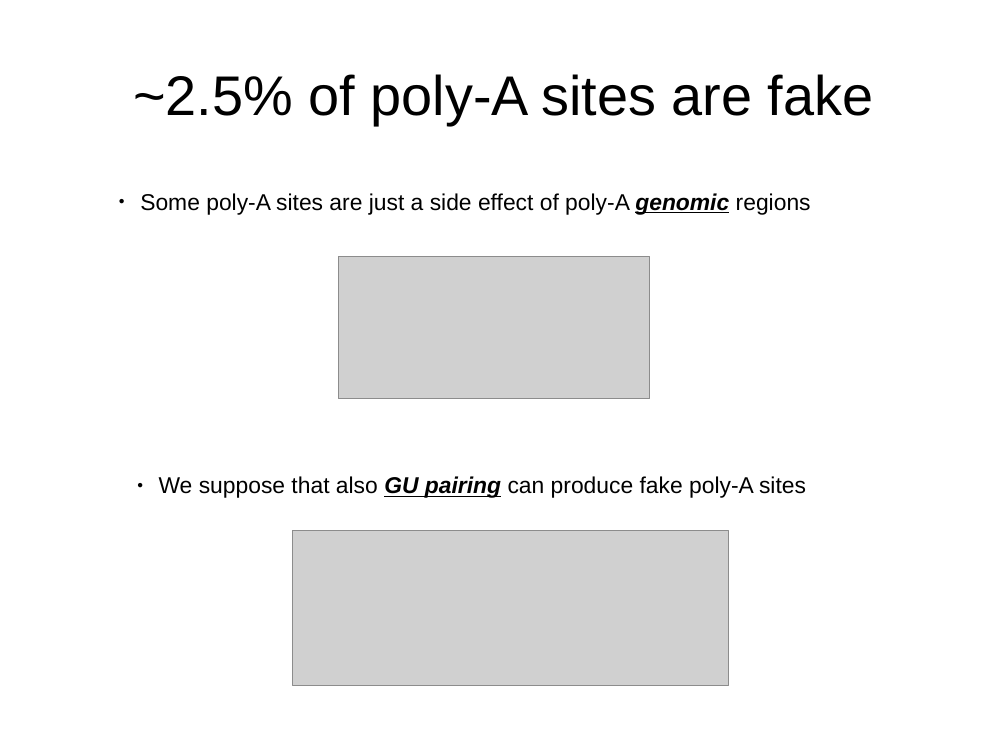
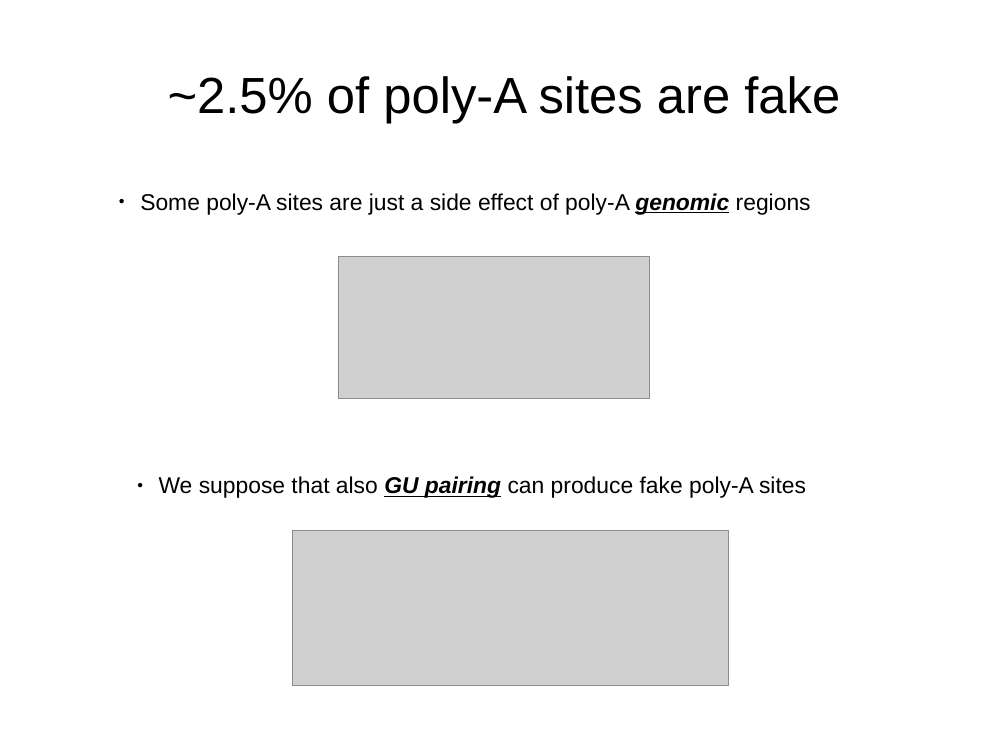
Before and after one commit to wilkinsonlab/m-oryzae-polya, a slide deck: slide 15 of oryzae_data.odp (slide 28 before the commit). Drawn at 1008x756 pixels with LibreOffice and Linux fonts; fonts in the diff are those of the drawing; grey boxes stand for pictures. Boxes give left, top, right and bottom in pixels: in the first picture for what was removed or moved away, otherwise in the second. Text is boxed around its words. In the diff, an @@ line names an element or a change of style, - is before the commit and + after.

```diff
--- a/oryzae_data.odp
+++ b/oryzae_data.odp
@@ title "~2.5% of poly-A sites are ..." at (168,76,840,124): size 44 to 40 pt @@
```
Also in this commit, not shown: 14 other slides changed, 11 slides added, 1 slide removed, 2 other files.
